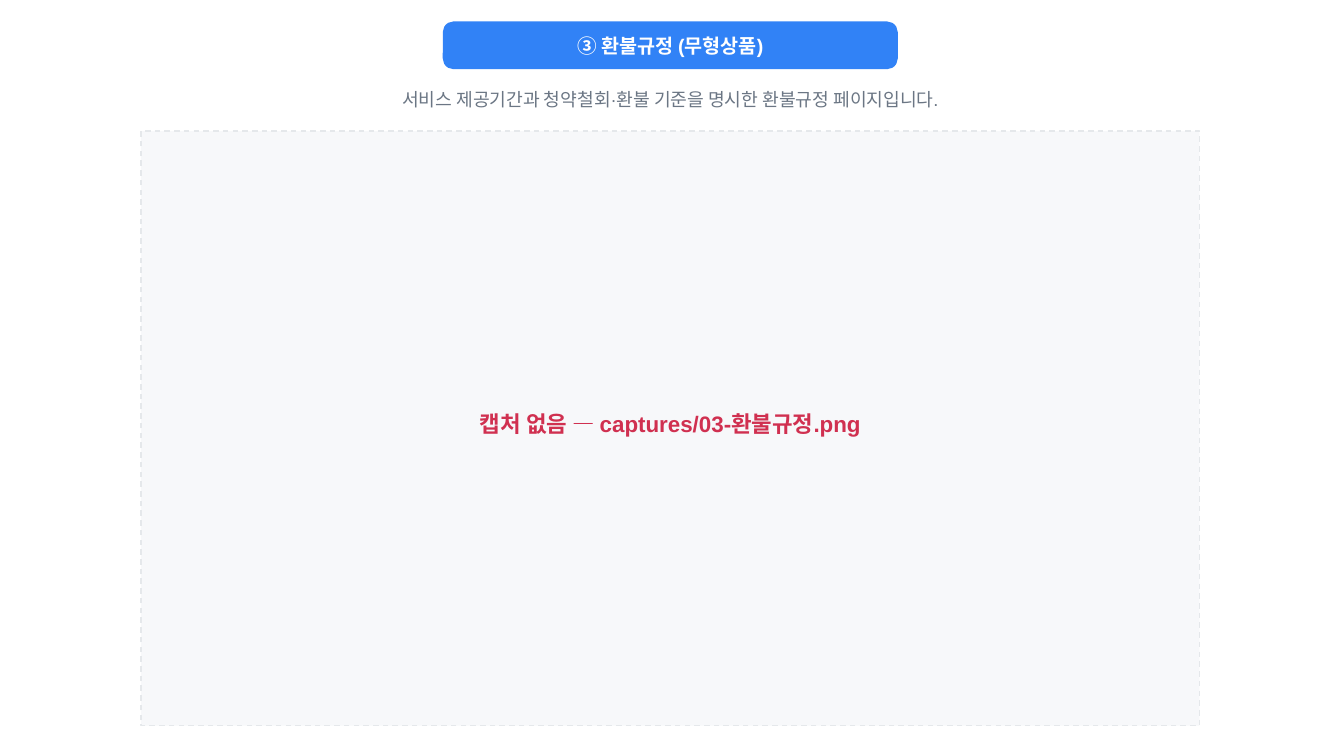
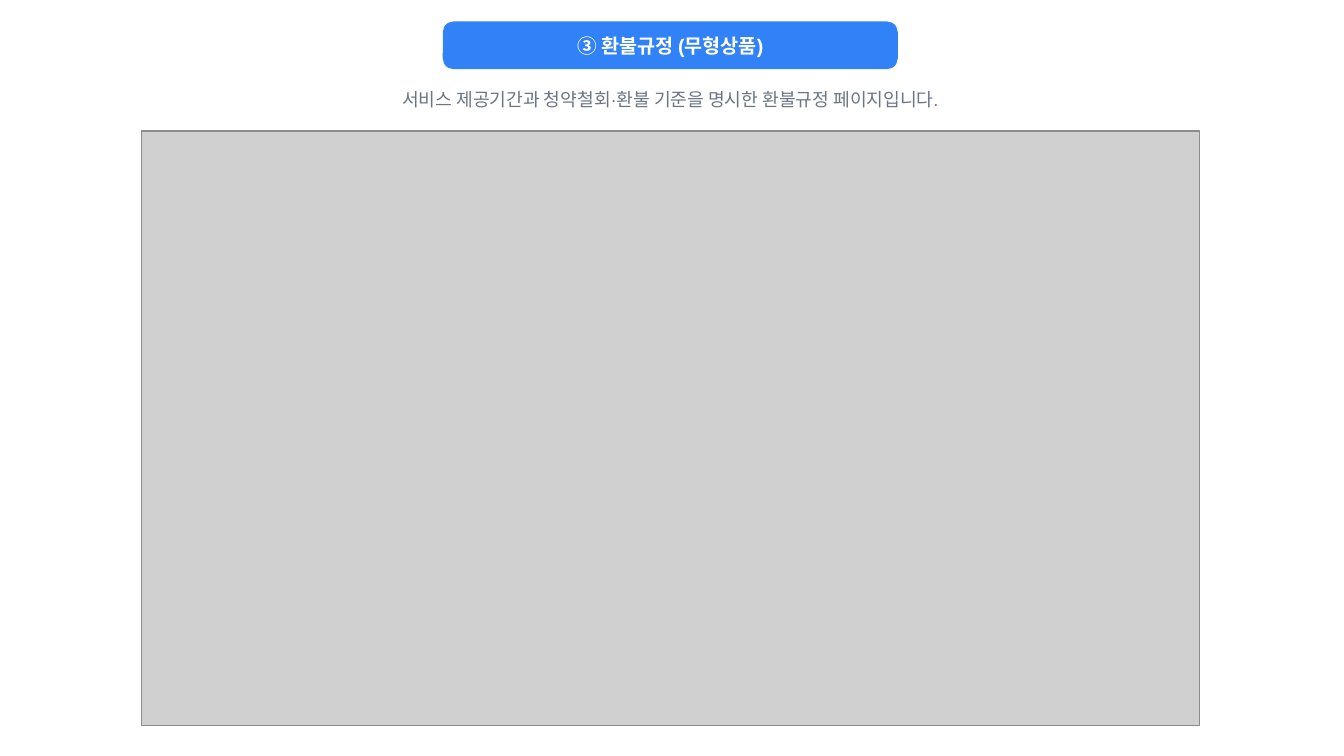
Before and after one commit to seozenee/unmyeongdaero, a slide deck: slide 3 of docs/토스페이먼츠/결제경로_운명대로.pptx. Drawn at 1344x756 pixels with LibreOffice and Linux fonts; fonts in the diff are those of the drawing; grey boxes stand for pictures. Boxes give left, top, right and bottom in pixels: in the first picture for what was removed or moved away, otherwise in the second. Text is boxed around its words. In the diff, an @@ line names an element or a change of style, - is before the commit and + after.

```diff
--- a/docs/토스페이먼츠/결제경로_운명대로.pptx
+++ b/docs/토스페이먼츠/결제경로_운명대로.pptx
@@ rectangle removed at [141, 131, 1200, 726] @@
@@ picture added at [141, 131, 1200, 726] @@
@@ text removed at [480, 413, 861, 437] @@
-캡처 없음 — captures/03-환불규정.png
```
Also in this commit, not shown: 8 other slides changed, 2 slides added, 1 slide removed, 19 other files.
